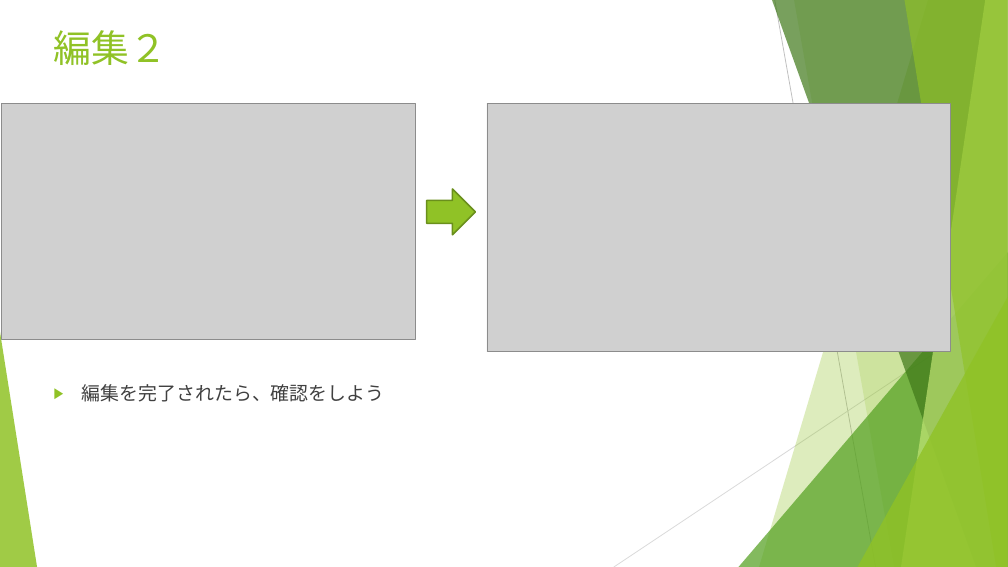
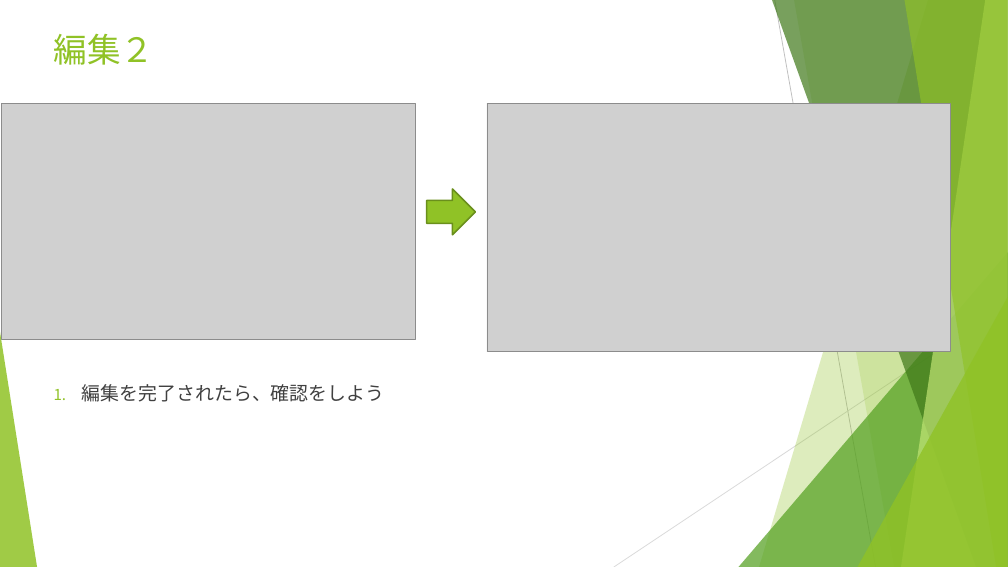
Before and after one commit to kouki1311/VBAcustomer, a slide deck: slide 9 of 顧客管理マニュアル.pptx. Drawn at 1008x567 pixels with LibreOffice and Linux fonts; fonts in the diff are those of the drawing; grey boxes stand for pictures. Boxes give left, top, right and bottom in pixels: in the first picture for what was removed or moved away, otherwise in the second. Text is boxed around its words. In the diff, an @@ line names an element or a change of style, - is before the commit and + after.

```diff
--- a/顧客管理マニュアル.pptx
+++ b/顧客管理マニュアル.pptx
@@ title "編集２" at (54,34,155,65): size 36 to 32 pt @@
@@ text "編集を完了されたら、確認をしよう" at (82,384,384,402): bullet ▶ to 1. @@
```
Also in this commit, not shown: 9 other slides changed.
